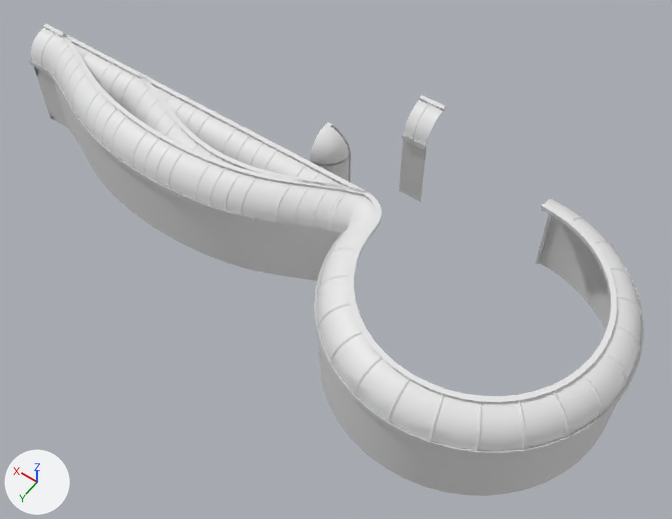
The Blender file blend/nac67_modular_walls.blend, before and after one commit.
Before and after are seen from a camera (50 mm lens) standing at (-11.2, 16.3, 26.9) and looking at (0.6, -0.2, 1.0). The axes (+X, +Y, +Z) are drawn at lower left. The lights are the same throughout.

The first picture shows 'Circle Room - Walls', 'Circle Room Ceiling', 'Wall Corner Convex', 'Wall Segment - One Unit', 'Wall Segment - Plain', 'Wall Segment - for window', 'Wall Segment - for window.001', 'Wall corner'.
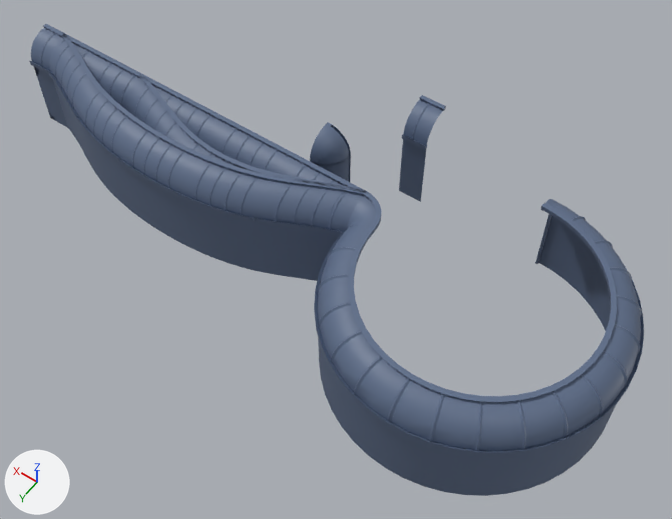
Location of each change, [x1, y1, x2, y2] in pixels of the pictures (672 x 519 px):
'Circle Room Ceiling', recoloured (white to blue): [314, 199, 644, 456] in both
'Wall Segment - for window', recoloured (white to blue): [48, 34, 366, 281] in both
'Circle Room - Walls', recoloured (grey to blue): [318, 216, 616, 496] in both
'Wall Segment - for window.001', recoloured (white to blue): [126, 74, 366, 233] in both
'Wall Segment - One Unit', recoloured (white to blue): [399, 95, 446, 202] in both
'Wall corner', recoloured (grey to blue): [310, 124, 349, 182] in both
'Wall Corner Convex', recoloured (white to blue): [347, 191, 381, 230] in both
part 1 of me_plane, built on: [37, 70, 68, 128] in both
part 2 of me_plane, recoloured (white to blue): [30, 24, 366, 232] in both

The change in detail:
Material '1st (dominating color)' (mat_1st__dominating_color) is new.
Its base color is (0.109, 0.153, 0.25) (blue #5d6d89).
me_plane is used by ob_wall_segment___plain; location (0.0, 0.0, 0.0); rotation (1.571, 0.0, 0.0), in degrees (90, 0, 0).
me_plane had 320 vertices, 240 faces and spanned x 0.0..3.0, y 0.0..4.1, z -0.1..1.12.
me_plane now has 326 vertices, 244 faces and spans x 0.0..3.0, y 0.0..4.1, z -0.1..1.12.
Part 1, on me_plane:
4 faces are deleted.
6 vertices are added at (3.0, 3.0, 0.0), (0.0, 3.0, 0.0), (0.0, 2.9, 0.1), (0.1, 2.9, 0.1), (0.1, 3.0, 0.0), (0.0, 3.0, 0.0).
8 new faces join them.
me_plane part 2: 236 faces spanning x 0.0..3.0, y 0.0..4.1, z -0.1..1.12 switch from no material to mat_1st__dominating_color (blue #5d6d89).
me_plane_002 has 121 vertices, 119 faces and spans x -1.0..0.0, y 0.0..4.0, z 0.0..1.0.
me_plane_002 now uses material mat_1st__dominating_color (blue #5d6d89).
me_wall_convex_corner has 121 vertices, 110 faces and spans x -1.12..0.0, y 3.0..4.1, z 0.0..1.12.
me_wall_convex_corner now uses material mat_1st__dominating_color (blue #5d6d89).
me_plane_001 has 1785 vertices, 1592 faces and spans x -5.1..5.1, y 0.0..4.1, z -5.1..5.1.
me_plane_001 now uses material mat_1st__dominating_color (blue #5d6d89).
me_plane_004 has 74 vertices, 36 faces and spans x -5.0..5.0, y 0.0..3.0, z -5.0..5.0.
me_plane_004 now uses material mat_1st__dominating_color (blue #5d6d89).
me_wall_one_unit has 65 vertices, 49 faces and spans x 0.0..1.0, y 0.0..4.1, z -0.1..1.12.
me_wall_one_unit now uses material mat_1st__dominating_color (blue #5d6d89).
me_plane_005 has 445 vertices, 395 faces and spans x 0.0..3.0, y 0.0..4.1, z -0.1..1.12.
me_plane_005 now uses material mat_1st__dominating_color (blue #5d6d89).
me_plane_006 has 445 vertices, 395 faces and spans x 0.0..3.0, y 0.0..4.1, z -0.1..1.12.
me_plane_006 now uses material mat_1st__dominating_color (blue #5d6d89).
